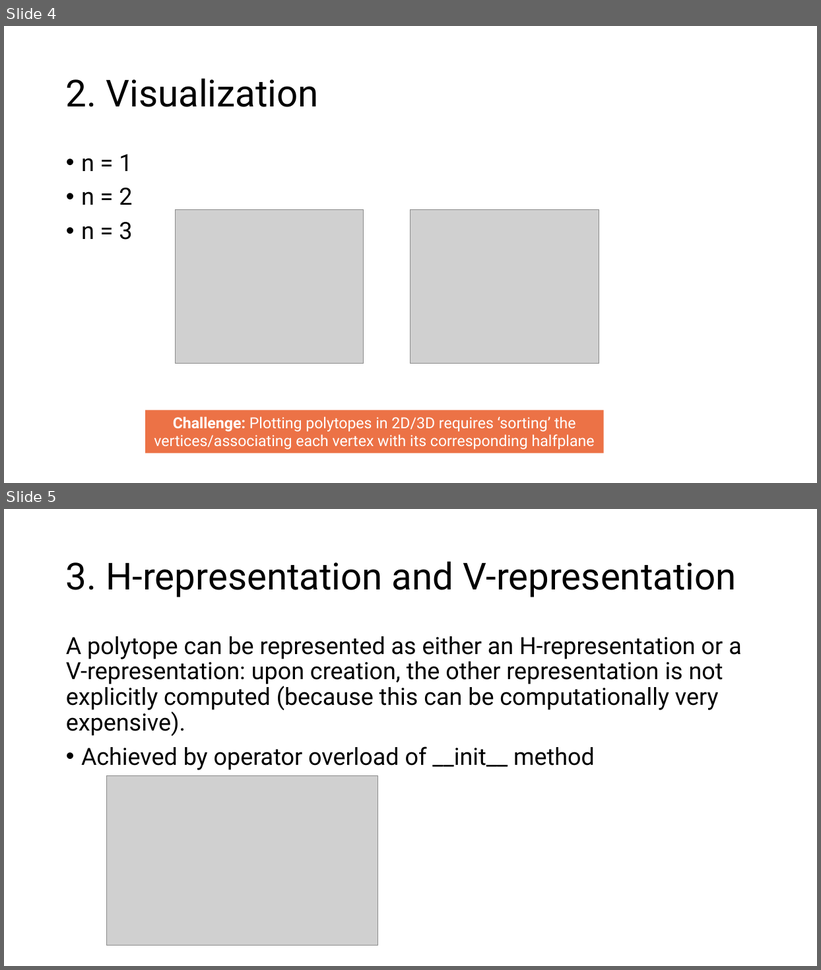
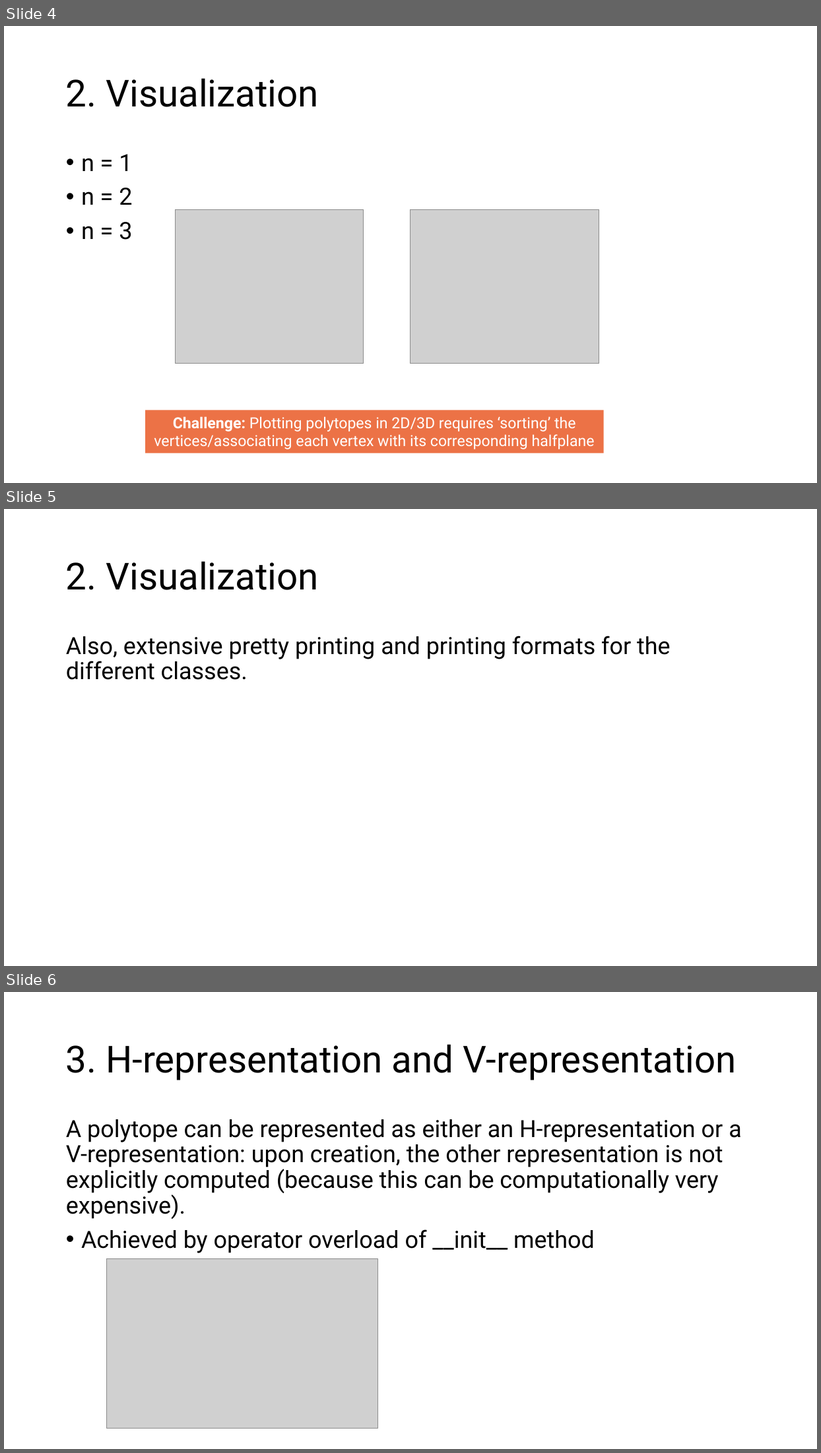
Before and after one commit to bwolleswinkel/geopes, a slide deck: presentation.pptx. Shown one above the other, each under a label of ours: slides 4 and 5 before the commit, slides 4, 5 and 6 after it. The pictures are 821x970 and 821x1453 pixels, drawn with LibreOffice and Linux fonts; fonts in the diff are those of the drawing; grey boxes stand for pictures. Boxes give left, top, right and bottom in pixels: in the first picture for what was removed or moved away, otherwise in the second. Text is boxed around its words. In the diff, an @@ line names an element or a change of style, - is before the commit and + after.

```diff
--- a/presentation.pptx
+++ b/presentation.pptx
@@ slide 5 added at box(4, 509, 817, 966), background #FFFFFF @@
@@ title added at box(66, 561, 319, 590), 44 pt, text #000000 @@
+2. Visualization
@@ text added at box(66, 636, 671, 680), 28 pt, text #000000 @@
+Also, extensive pretty printing and printing formats for the different classes.
@@ what was slide 5 is now slide 6 @@
```
Also in this commit, not shown: 1 other file.
